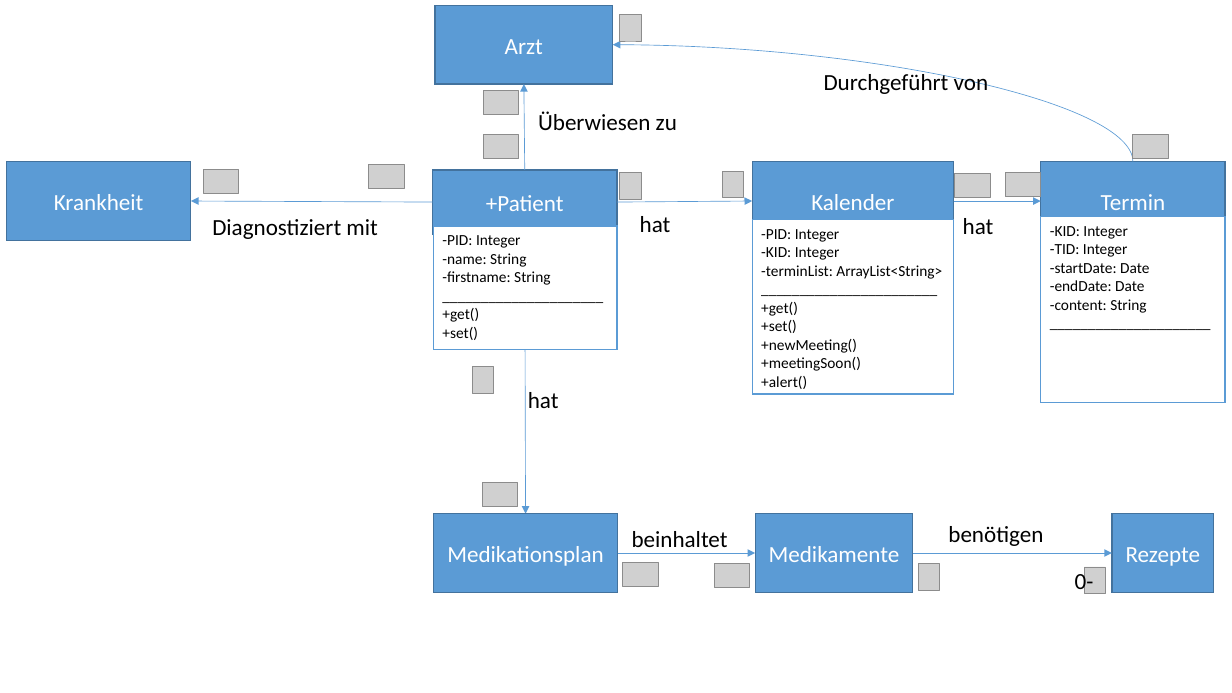
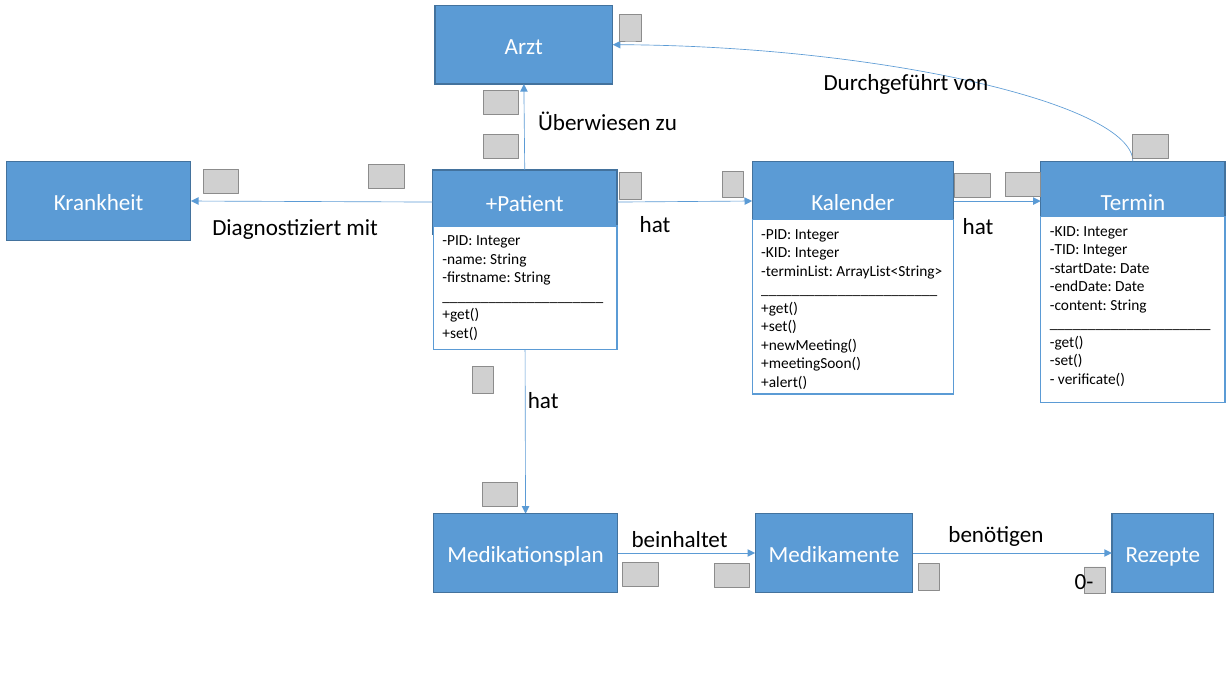
Before and after one commit to zyssm4/ch.bfh.btx8081.w2015.red, a slide deck: slide 1 of doc/Task07/Domain_Model_extended.pptx. Drawn at 1232x693 pixels with LibreOffice and Linux fonts; fonts in the diff are those of the drawing; grey boxes stand for pictures. Boxes give left, top, right and bottom in pixels: in the first picture for what was removed or moved away, otherwise in the second. Text is boxed around its words. In the diff, an @@ line names an element or a change of style, - is before the commit and + after.

Commit message:
update

```diff
--- a/doc/Task07/Domain_Model_extended.pptx
+++ b/doc/Task07/Domain_Model_extended.pptx
@@ text in rectangle at box(1050, 336, 1125, 386): paragraphs added @@
+-get()
+-set()
+- verificate()
```
